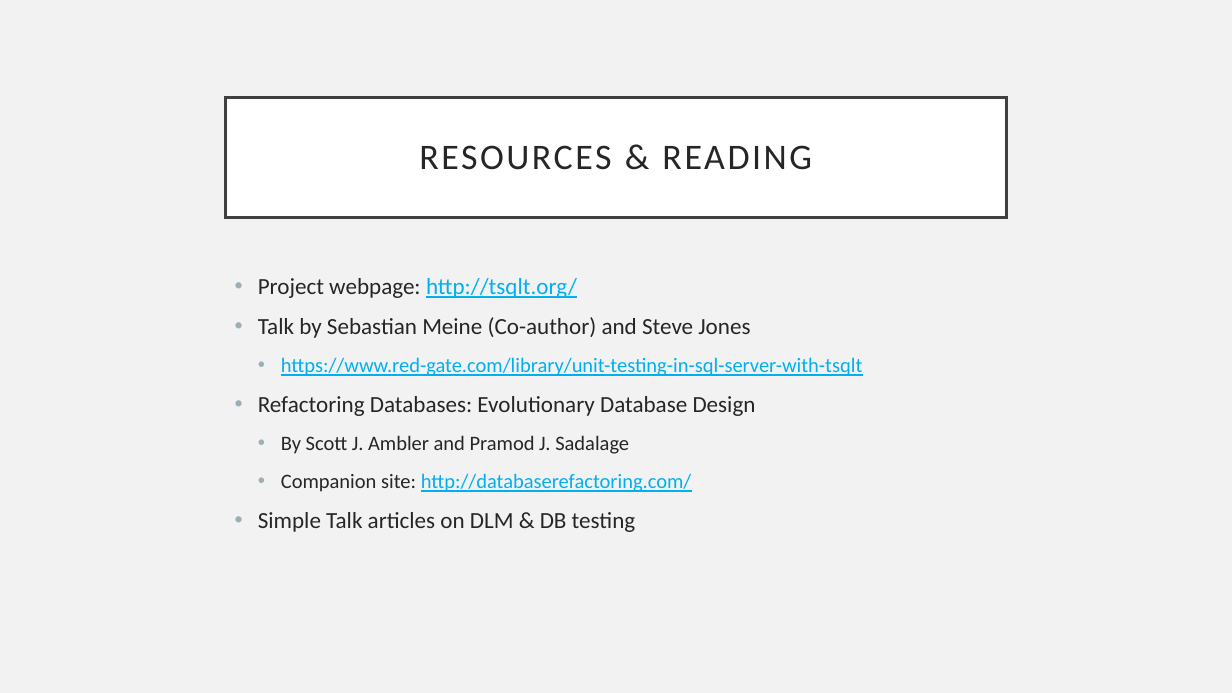
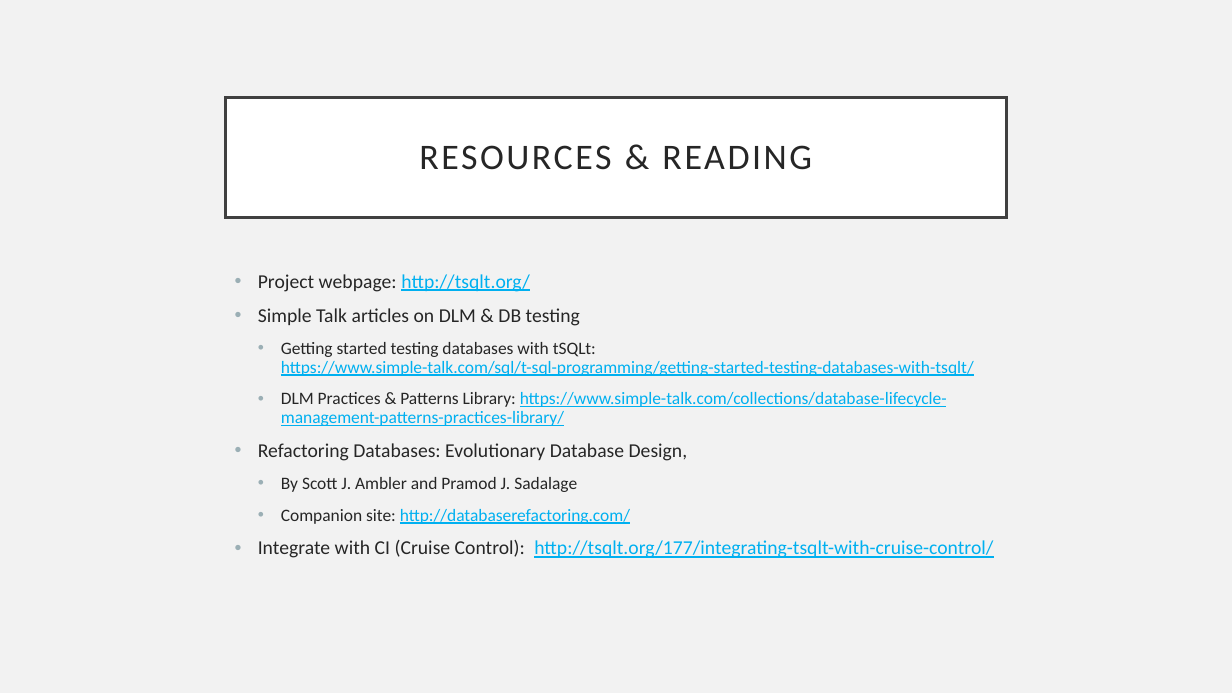
Before and after one commit to AndrewADev/intro-tsqlt-talk, a slide deck: slide 17 of tSQLt-Talk.pptx (slide 14 before the commit). Drawn at 1232x693 pixels with LibreOffice and Linux fonts; fonts in the diff are those of the drawing. Boxes give left, top, right and bottom in pixels: in the first picture for what was removed or moved away, otherwise in the second. Text is boxed around its words. In the diff, an @@ line names an element or a change of style, - is before the commit and + after.

```diff
--- a/tSQLt-Talk.pptx
+++ b/tSQLt-Talk.pptx
@@ text at bbox=[258, 274, 630, 524]: size 18 to 15.3 pt in "Project webpage: http://tsqlt.org/"; size 16 to 13.6 pt in "By Scott J. Ambler and Pramod J. ...", "Companion site: http://databaserefactoring.com/"; line spacing 1 to 0.9 @@
@@ text at bbox=[258, 308, 974, 461]: text changed; size 18 to 13.6 pt; text colour #262626 to #00B0F0 @@
-• Talk by Sebastian Meine (Co-author) and Steve Jones
-  • https://www.red-gate.com/library/unit-testing-in-sql-server-with-tsqlt
-• Refactoring Databases: Evolutionary Database Design
+• Simple Talk articles on DLM & DB testing
+  • Getting started testing databases with tSQLt: https://www.simple-talk.com/sql/t-sql-programming/getting-started-testing-databases-with-tsqlt/
+  • DLM Practices & Patterns Library: https://www.simple-talk.com/collections/database-lifecycle-management-patterns-practices-library/
+• Refactoring Databases: Evolutionary Database Design,
@@ text at bbox=[258, 540, 993, 558]: text changed; size 18 to 15.3 pt; text colour #262626 to #00B0F0 @@
-• Simple Talk articles on DLM & DB testing
+• Integrate with CI (Cruise Control): http://tsqlt.org/177/integrating-tsqlt-with-cruise-control/
```
Also in this commit, not shown: 1 other slide changed, 3 slides added, 4 other files.
